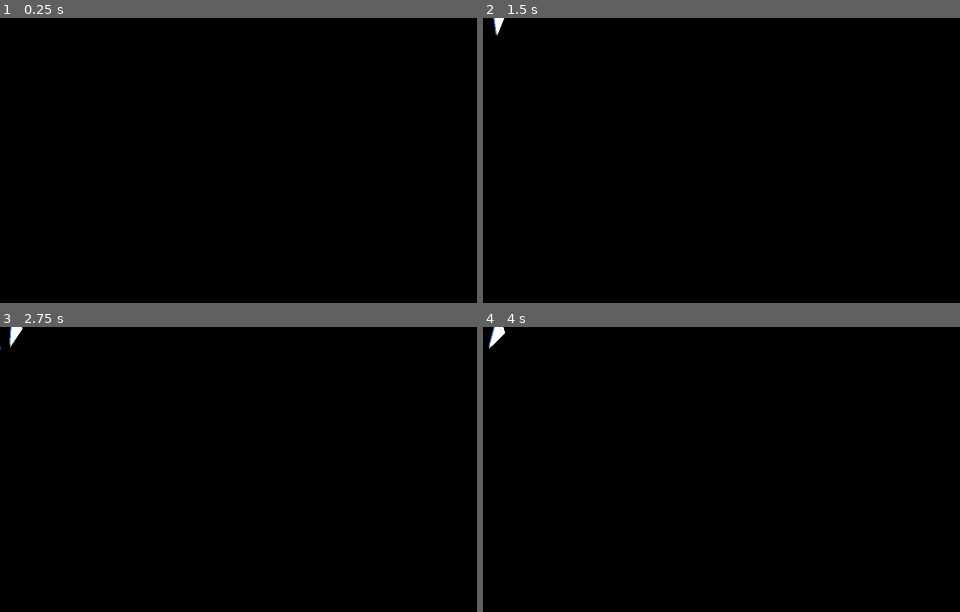
Above: before the commit, frames 1-4 (two rows, left to right).
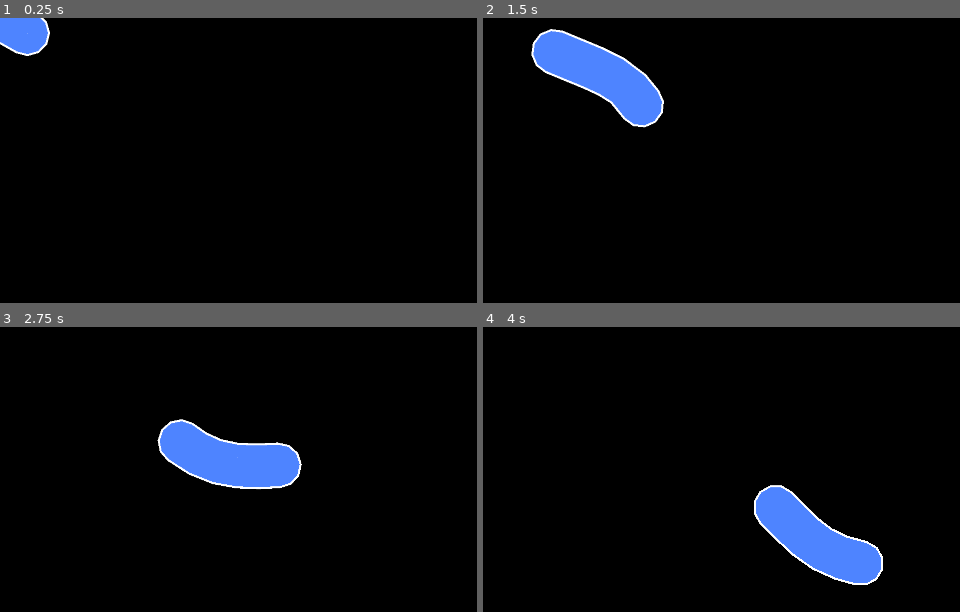
Above: after the commit, the same moments.

Repository: weedleeedle/worm-game
Game: Godot game, scene res://scene/test_scene/test_scene.tscn
The game is run twice, just before and just after one commit, with the same random seed, the same clock (stepped at 60 frames per second) and the same inputs.
Inputs (mouse positions are in pixels of both pictures, inside the frame that each line leads up to):
- Up to frame 1 (0.25 s): no input
- Up to frame 2 (1.5 s): move the mouse to (outside the picture) at 0.52 s; move the mouse to (721, 265) at 1.27 s
- Up to frame 3 (2.75 s): move the mouse to (outside the picture) at 2.02 s
- Up to frame 4 (4 s): move the mouse to (outside the picture) at 2.77 s; move the mouse to (outside the picture) at 3.52 s

The runs differ from the first frame. In frame 1, 1.2% of the frame differs, in the area x 0-11%, y 0-14%; in frame 2, 4.8%; in frame 3, 4.8%, in the area x 0-64%, y 0-58%; in frame 4, 4.8%.

Commit message:
Fixed body rendering!
Worm now renders more-or-less properly!

Diff:
--- a/component/body_renderer/body_renderer.gd
+++ b/component/body_renderer/body_renderer.gd
@@ -3,7 +3,7 @@
 extends Node2D
 
 ## How many points to put on the head and tail. This number is doubled for raisins.
-static var END_RESOLUTION: int = 3
+static var END_RESOLUTION: int = 6
 static var ANGLE_INCREMENT: float = deg_to_rad(180.0/END_RESOLUTION)
 
 @export var outline_color: Color
@@ -32,30 +32,29 @@
 	draw_segment_head(body)
 
 func draw_segment_head(segment: BodySegment) -> void:
-
 	var head_vector: Vector2
 	# If we ever have a one-segment body, we gotta do things a lil differently
 	if segment.child_segment == null:
 		# We can just point it straight up for RAISINS
 		head_vector = Vector2.UP
 	else:
-		# Head vector points in opposite direction of the tail.
-		head_vector = segment.tail_vector().rotated(deg_to_rad(180)).normalized()
+		head_vector = segment.tail_vector().normalized()
 
 	# Generate points!
 	var points: PackedVector2Array = []
 	var outline_points: PackedVector2Array = []
-	for i in END_RESOLUTION:
-		var point = head_vector.rotated(deg_to_rad(90) + ANGLE_INCREMENT * i) * segment.radius
-		var outline_point = head_vector.rotated(deg_to_rad(90) + ANGLE_INCREMENT * i) * (segment.radius + outline_width)
+	for i in END_RESOLUTION+1:
+		var point = head_vector.rotated(deg_to_rad(90) + ANGLE_INCREMENT * i) * segment.radius + segment.global_position
+		var outline_point = head_vector.rotated(deg_to_rad(90) + ANGLE_INCREMENT * i) * (segment.radius + outline_width) + segment.global_position
 		points.push_back(point)
 		outline_points.push_back(outline_point)
 
+	draw_colored_polygon(outline_points, outline_color)
 	draw_colored_polygon(points, fill_color)
-	draw_colored_polygon(outline_points, outline_color)
 
 	# Now we draw the rest of the fucking owl
-	draw_segment(segment.child_segment)
+	# We actually want to redraw this segment as a regular segment, not just a head segment.
+	draw_segment(segment)
 
 func draw_segment(segment: BodySegment) -> void:
 	if segment.child_segment == null:
@@ -70,11 +69,8 @@
 	var next_points_outline := _get_perpendicular_points(next_segment, next_segment.radius + outline_width)
 	self_points.append_array(next_points)
 	self_points_outline.append_array(next_points_outline)
-	if self_points.is_empty():
-		print("BUH??")
-		print(segment)
-	draw_colored_polygon(self_points, fill_color)
-	draw_colored_polygon(self_points_outline, outline_color)
+	draw_colored_polygon(Geometry2D.convex_hull(self_points_outline), outline_color)
+	draw_colored_polygon(Geometry2D.convex_hull(self_points), fill_color)
 
 	draw_segment(next_segment)
 
@@ -86,23 +82,25 @@
 		tail_vector = Vector2.DOWN
 	else:
 		# Head vector points in opposite direction of the tail.
-		tail_vector = segment.head_vector().rotated(deg_to_rad(180)).normalized()
+		tail_vector = segment.head_vector().normalized()
 
 	var points: PackedVector2Array = []
 	var outline_points: PackedVector2Array = []
-	for i in END_RESOLUTION:
-		var point = tail_vector.rotated(deg_to_rad(90) + ANGLE_INCREMENT * i) * segment.radius
-		var outline_point = tail_vector.rotated(deg_to_rad(90) + ANGLE_INCREMENT * i) * (segment.radius + outline_width)
+	for i in END_RESOLUTION+1:
+		var point = tail_vector.rotated(deg_to_rad(90) + ANGLE_INCREMENT * i) * segment.radius + segment.global_position
+		var outline_point = tail_vector.rotated(deg_to_rad(90) + ANGLE_INCREMENT * i) * (segment.radius + outline_width) + segment.global_position
 		points.push_back(point)
 		outline_points.push_back(outline_point)
 
+	draw_colored_polygon(outline_points, outline_color)
 	draw_colored_polygon(points, fill_color)
-	draw_colored_polygon(outline_points, outline_color)
 
 # Returns an array of ONLY TWO VECTORS!!!!!!!
 func _get_perpendicular_points(segment: BodySegment, distance: float) -> PackedVector2Array:
-	if segment.parent_segment == null:
-		push_error("Attempted to get perpendicular points for body segment without a head vector")
+	if segment.parent_segment != null:
+		return [segment.head_vector().rotated(deg_to_rad(-90)).normalized() * distance + segment.global_position, segment.head_vector().rotated(deg_to_rad(90)).normalized() * distance + segment.global_position]
+	elif segment.child_segment != null:
+		return [segment.tail_vector().rotated(deg_to_rad(-90)).normalized() * distance + segment.global_position, segment.tail_vector().rotated(deg_to_rad(90)).normalized() * distance + segment.global_position]
+	else:
+		push_error("Body part had neither a head vector nor a tail vector to render against!")
 		return []
-
-	return [segment.head_vector().rotated(deg_to_rad(-90)).normalized() * distance, segment.head_vector().rotated(deg_to_rad(90)).normalized() * distance]
